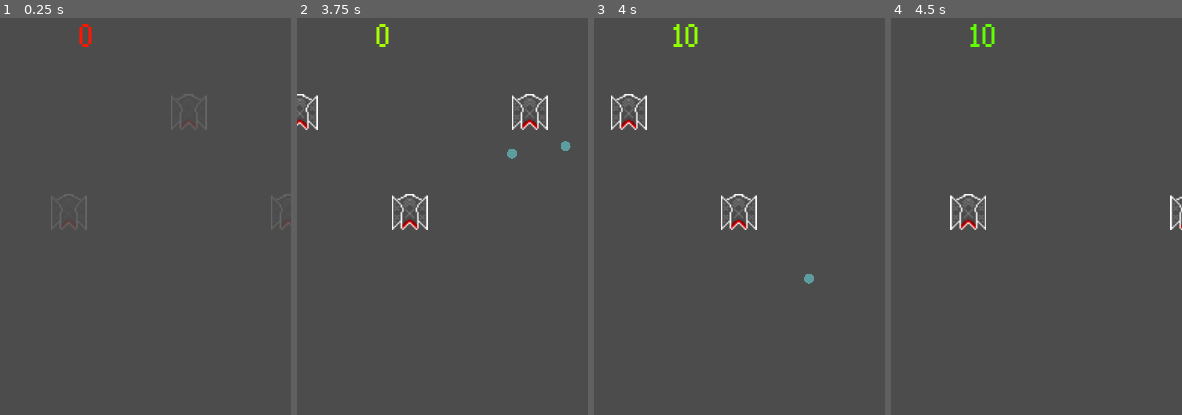
Above: before the commit, frames 1-4 (left to right).
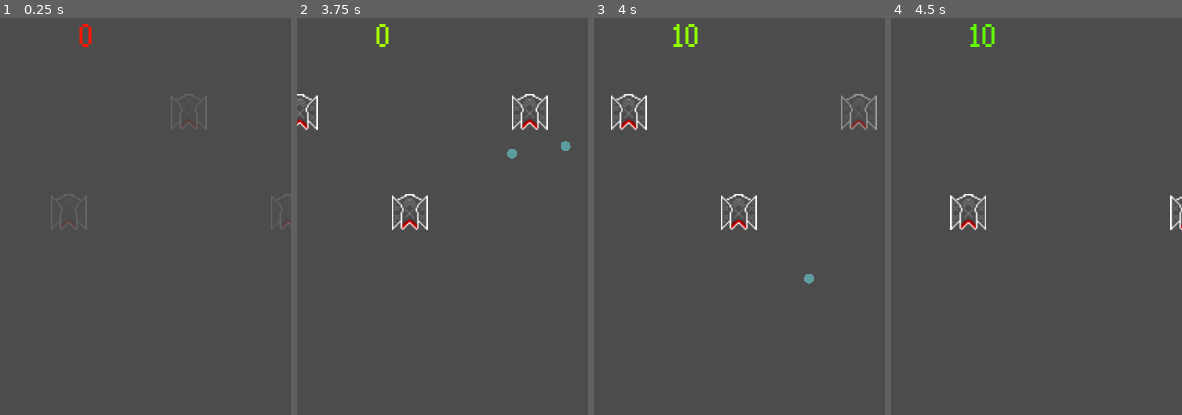
Above: after the commit, the same moments.

Repository: CAABAG/Pixel-Invaders
Game: Godot game, scene res://res/scenes/Main.tscn
Same seed, same stepped clock (60 frames per second), same inputs: the game is played once before the commit and once after it. The project has no main scene, so this scene is started directly.
Inputs (mouse positions are % of the whole screen's width and height, from its top left):
- Up to frame 1 (0.25 s): no input
- Up to frame 2 (3.75 s): move the mouse to (45, 70) at 0.52 s; hold Ctrl 0.53-1.28 s; hold Right (ui_right) 0.53-2.03 s; click (45, 70) at 0.67 s; tap Space at 0.77, 1.52, 3.02 s; move the mouse to (83, 65) at 1.27 s; tap Ctrl at 1.35, 2.85 s; move the mouse to (17, 35) at 2.02 s; hold Ctrl 2.03-2.78 s; hold Left (ui_left) from 2.03 s (still down); move the mouse to (55, 50) at 2.77 s; click (55, 50) at 2.92 s; move the mouse to (34, 24) at 3.52 s; hold Ctrl from 3.53 s (still down)
- Up to frame 3 (4 s): keep holding Left (ui_left); keep holding Ctrl; tap Space at 3.77 s
- Up to frame 4 (4.5 s): move the mouse to (74, 45) at 4.27 s; release Left (ui_left) at 4.28 s; release Ctrl at 4.28 s; hold Right (ui_right) from 4.28 s (still down); tap Ctrl at 4.35 s
The pictures show only the part of the screen within x 33-83%, y 0-50%; the shares and areas given below are measured in that part.

Frames 1-2 are identical in both runs. In frame 3, 0.4% of the frame differs, in the area x 84-98%, y 19-29%; in frame 4, nothing differs.

Commit message:
Update enemy entity

Diff:
--- a/res/scenes/Enemy.tscn
+++ b/res/scenes/Enemy.tscn
@@ -1,15 +1,7 @@
-[gd_scene load_steps=5 format=2]
+[gd_scene load_steps=4 format=2]
 
 [ext_resource path="res://res/img/Invader.png" type="Texture" id=2]
 [ext_resource path="res://src/Enemy.gd" type="Script" id=3]
-
-[sub_resource type="SpriteFrames" id=1]
-animations = [ {
-"frames": [ ExtResource( 2 ) ],
-"loop": true,
-"name": "default",
-"speed": 5.0
-} ]
 
 [sub_resource type="RectangleShape2D" id=2]
 extents = Vector2( 12.0372, 12.023 )
@@ -23,8 +15,8 @@
 "_edit_lock_": true
 }
 
-[node name="AnimatedSprite" type="AnimatedSprite" parent="."]
-frames = SubResource( 1 )
+[node name="Sprite" type="Sprite" parent="."]
+texture = ExtResource( 2 )
 
 [node name="CollisionShape2D" type="CollisionShape2D" parent="."]
 shape = SubResource( 2 )
--- a/src/Enemy.gd
+++ b/src/Enemy.gd
@@ -13,6 +13,7 @@
 var min_x_pos
 var max_x_pos
 var is_vulnurable = true
+var is_hit = false
 
 func _ready():
 	min_x_pos = position.x - swing_range
@@ -54,10 +55,17 @@
 			direction = -1
 
 func _process(delta):
+	if is_hit:
+		process_hit()
 	swing()
 	position.x += movement * delta
-	$AnimatedSprite.animation = "default"
+
+func process_hit():
+	if is_vulnurable:
+		if modulate.a > 0:
+			modulate.a -= 0.05
+			return
+		queue_free()
 
 func hit():
-	if is_vulnurable:
-		queue_free()
+	is_hit = true
